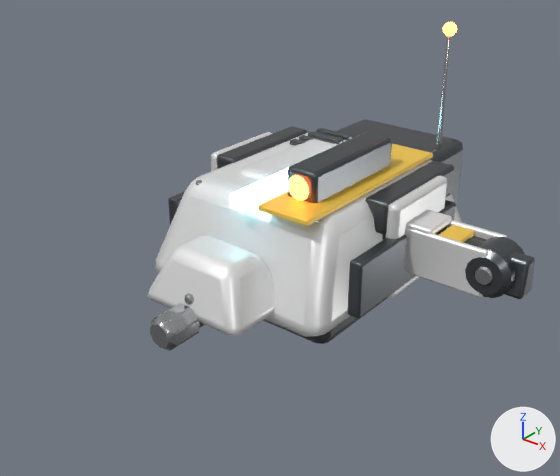
The glTF model public/assets/models/robots/biped/rifle.glb, before and after one commit.
One viewpoint serves both versions: a 50 mm lens placed at (0.789, -1.099, 0.597), pointed at (0.068, -0.197, 0.039). Every picture has the same lights, and +X, +Y and +Z are marked at lower right. The first picture is the older version. Vertices at exactly the same position are counted once.

The older version as bpy lines, for what is in view:
```python
me_barrel = bpy.data.meshes.new('Barrel')
me_barrel.from_pydata(...)  # 264 vertices, 508 faces; spans x -0.032..0.032, y -0.415..0.1, z -0.102..-0.026
# faces by material slot: [108, 184, 216]
me_barrel.materials.append(mat_gunmetal)  # dark grey #5d6165
me_barrel.materials.append(mat_steel)  # grey #b5b6ba
me_barrel.materials.append(mat_glow)  # cyan #aaf3ff, glowing cyan #a0f3ff
me_leglower = bpy.data.meshes.new('LegLower')
me_leglower.from_pydata(...)  # 208 vertices, 400 faces; spans x 0.0..0.42, y -0.029..0.029, z -0.041..0.047
# faces by material slot: [108, 108, 108, 76]
me_leglower.materials.append(mat_gunmetal)  # dark grey #5d6165
me_leglower.materials.append(mat_teampaint)  # white #ededed
me_leglower.materials.append(mat_hazard)  # yellow #f9ce50
me_leglower.materials.append(mat_steel)  # grey #b5b6ba
me_turret = bpy.data.meshes.new('Turret')
me_turret.from_pydata(...)  # 162 vertices, 308 faces; spans x -0.116..0.116, y -0.171..0.136, z 0.0..0.15
# faces by material slot: [108, 108, 80, 12]
me_turret.materials.append(mat_teampaint)  # white #ededed
me_turret.materials.append(mat_gunmetal)  # dark grey #5d6165
me_turret.materials.append(mat_optic)  # red #f36c50, glowing orange #ff763f
me_turret.materials.append(mat_glow)  # cyan #aaf3ff, glowing cyan #a0f3ff
ob_barrel = bpy.data.objects.new('Barrel', me_barrel)
ob_barrel.location = (0.0, 0.0, 0.0)
ob_leglower = bpy.data.objects.new('LegLower', me_leglower)
ob_leglower.location = (0.0, 0.0, 0.0)
ob_turret = bpy.data.objects.new('Turret', me_turret)
ob_turret.location = (0.0, 0.0, 0.0)
# also in view: 'LegUpper' at (0.176, 0.0, -0.001); 'Hull' at (0.0, -0.001, 0.077)
```
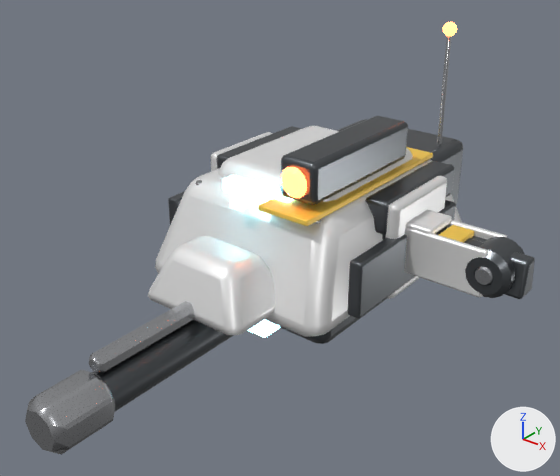
Patch to the scene script:
```diff
--- a/public/assets/models/robots/biped/rifle.glb.py
+++ b/public/assets/models/robots/biped/rifle.glb.py
@@ me_barrel @@
 # used by ob_barrel; location = (0.0, 0.0, 0.0)
-me_barrel.from_pydata(...)  # 264 vertices, 508 faces; spans x -0.032..0.032, y -0.415..0.1, z -0.102..-0.026
+me_barrel.from_pydata(...)  # 320 vertices, 616 faces; spans x -0.05..0.05, y -0.643..0.155, z -0.158..-0.04
+# me_barrel part 1: the loose piece of 56 vertices spanning x -0.021..0.021, y -0.4..0.1, z -0.092..-0.048 is scaled about the mesh origin by 1.55
+# me_barrel part 2: the loose piece of 48 vertices spanning x -0.01..0.01, y -0.35..0.07, z -0.046..-0.026 is scaled about the mesh origin by 1.55
+# me_barrel part 3: the loose piece of 48 vertices spanning x -0.028..0.028, y -0.415..-0.345, z -0.098..-0.042 is scaled about the mesh origin by 1.55
+# me_barrel part 4: the loose piece of 56 vertices spanning x -0.032..0.032, y -0.14..-0.1, z -0.102..-0.038 is scaled about the mesh origin by 1.55
+# other edits to the shape of me_barrel do not show in these pictures
 me_barrel.materials.append(mat_gunmetal)
@@ me_barrel @@
 me_barrel.materials.append(mat_glow)
+me_barrel.materials.append(mat_hazard)  # yellow #f9ce50
@@ me_turret @@
 # used by ob_turret; location = (0.0, 0.0, 0.0)
-me_turret.from_pydata(...)  # 162 vertices, 308 faces; spans x -0.116..0.116, y -0.171..0.136, z 0.0..0.15
+me_turret.from_pydata(...)  # 162 vertices, 308 faces; spans x -0.14..0.14, y -0.205..0.163, z 0.0..0.18
+# me_turret part 5: the whole mesh is scaled about the mesh origin by 1.2
 me_turret.materials.append(mat_teampaint)
```

What differs and where, as boxes (x1, y1, x2, y2) in the pictures (560 x 476 px; the box of a moved part takes in the faces that stretch with it):
'Barrel', reshaped
    before: (150, 293, 204, 351)
    after: (25, 301, 280, 455)
'Turret', rescaled (27% wider, 25% taller)
    before: (239, 132, 392, 203)
    after: (218, 116, 413, 205)
part 1 of me_barrel, moved or reshaped (mostly hidden before)
    before: (200, 323, 204, 327)
    after: (92, 320, 233, 411)
part 2 of me_barrel, moved or reshaped
    before: (184, 293, 194, 305)
    after: (89, 301, 194, 374)
part 3 of me_barrel, moved or reshaped
    before: (150, 303, 200, 351)
    after: (25, 370, 116, 455)
part 4 of me_barrel, moved or reshaped (not visible before)
    after: (247, 319, 280, 338)
